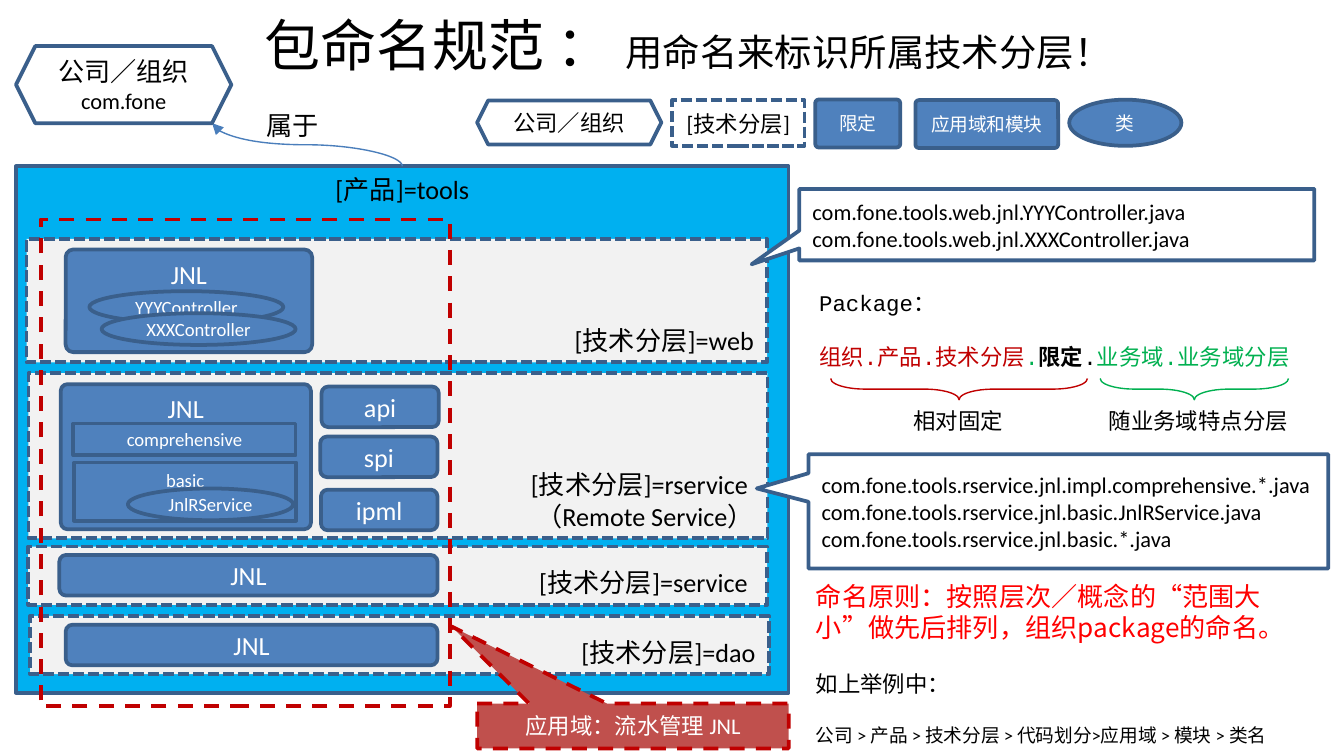
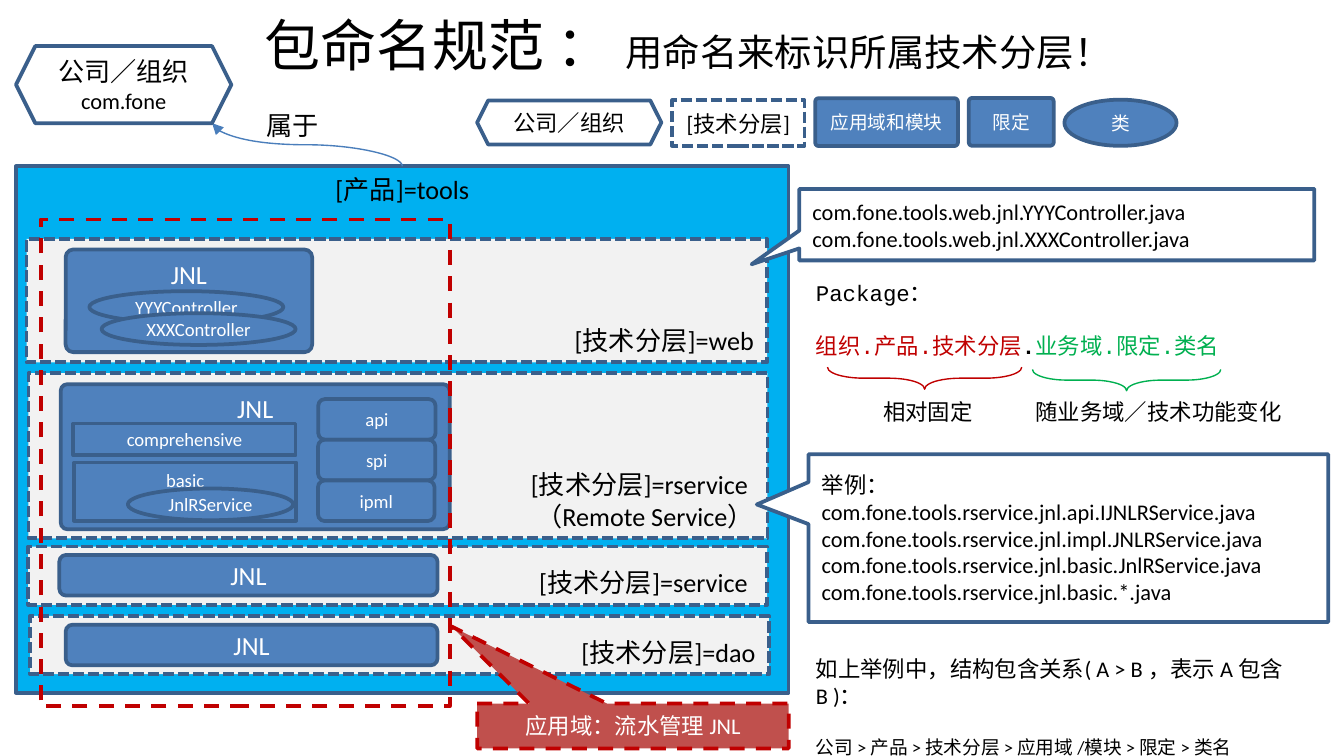
Before and after one commit to shiyunlai/tistools, a slide deck: slide 23 of readme/TIStools.pptx. Drawn at 1344x756 pixels with LibreOffice and Linux fonts; fonts in the diff are those of the drawing. Boxes give left, top, right and bottom in pixels: in the first picture for what was removed or moved away, otherwise in the second. Text is boxed around its words. In the diff, an @@ line names an element or a change of style, - is before the commit and + after.

Commit message:
重构包路径

```diff
--- a/readme/TIStools.pptx
+++ b/readme/TIStools.pptx
@@ rounded rectangle "应用域和模块": place and size @@
-rounded rectangle "应用域和模块" at [915,101,1058,149]
+rounded rectangle "应用域和模块" at [816,98,958,146]
@@ rounded rectangle "限定": place and size @@
-rounded rectangle "限定" at [816,99,900,148]
+rounded rectangle "限定" at [969,98,1054,146]
@@ ellipse "类": place and size @@
-ellipse "类" at [1070,99,1181,145]
+ellipse "类" at [1064,99,1176,145]
@@ text "Package：": place and size @@
-text "Package：" at [819,295,1289,367]
+text "Package：" at [816,285,1219,356]
@@ text at [816,335,1219,356]: text changed @@
-组织.产品.技术分层.限定.业务域.业务域分层
+组织.产品.技术分层.业务域.限定.类名
@@ rounded rectangle "JNL": place and size @@
-rounded rectangle "JNL" at [60,384,310,530]
+rounded rectangle "JNL" at [60,384,449,530]
@@ left brace: place and size @@
-left brace at [831,378,1088,400]
+left brace at [827,368,1022,389]
@@ left brace: place and size @@
-left brace at [1101,378,1289,399]
+left brace at [1032,370,1220,391]
@@ size 14 to 10 pt in 3 elements at [319,439,435,480], [319,481,435,521], [319,399,435,439] @@
@@ rounded rectangle "api": place and size @@
-rounded rectangle "api" at [321,387,438,427]
+rounded rectangle "api" at [319,399,435,439]
@@ text "相对固定": place and size @@
-text "相对固定" at [913,410,1003,431]
+text "相对固定" at [883,401,973,422]
@@ text at [1035,401,1281,422]: text changed @@
-随业务域特点分层
+随业务域／技术功能变化
@@ speech box "举例：": place and size @@
-speech box "举例：" at [809,454,1329,569]
+speech box "举例：" at [809,454,1329,622]
@@ text in speech box at [822,474,1263,551]: text changed @@
-com.fone.tools.rservice.jnl.impl.comprehensive.*.java
+举例：
+com.fone.tools.rservice.jnl.api.IJNLRService.java
+com.fone.tools.rservice.jnl.impl.JNLRService.java
@@ rounded rectangle "ipml": place and size @@
-rounded rectangle "ipml" at [321,489,438,530]
+rounded rectangle "ipml" at [319,481,435,521]
@@ text at [816,658,1283,756]: text changed; size 14 to 12 pt; font Noto Sans CJK SC to Calibri; text colour #FF0000 to #000000 @@
-命名原则：按照层次／概念的“范围大小”做先后排列，组织package的命名。
-如上举例中：
-公司 > 产品 > 技术分层 > 代码划分>应用域 > 模块 > 类名
+如上举例中，结构包含关系( A > B ，表示 A 包含 B )：
+公司 > 产品 > 技术分层 > 应用域 /模块 > 限定 > 类名
```
Also in this commit, not shown: 32 other files.
